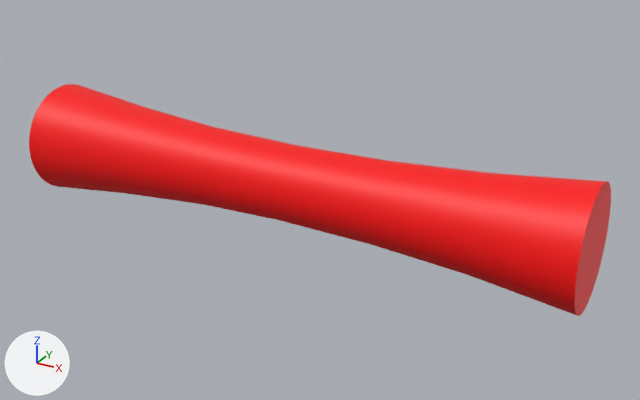
An edit to the glTF model website/gltf/Roth_6.gltf, drawn before and after from the same camera.
Before and after are seen from a camera (50 mm lens) standing at (0.1057, -0.1777, 0.0861) and looking at (0.0069, 0.002, -0.0037). Every picture has the same lights, and +X, +Y and +Z are marked at lower left. The older version comes first. Where no turn or scale is listed for an object, it has been applied to the vertices.

Before the edit, the objects in view are built like this:
```python
me_rolik006 = bpy.data.meshes.new('Rolik006')
me_rolik006.from_pydata(...)  # 39 vertices, 37 faces; spans x 0.075, y -0.0148..0.0148, z -0.0148..0.0147
me_rolik006.materials.append(mat_sharedcolormat)  # red #ff0000
me_rpn_4 = bpy.data.meshes.new('RPN_4')
me_rpn_4.from_pydata(...)  # 134 vertices, 216 faces; spans x -0.075..0.075, y -0.015..0.015, z -0.015..0.015
me_rpn_4.materials.append(mat_sharedcolormat)  # red #ff0000
ob_rolik006 = bpy.data.objects.new('Rolik006', me_rolik006)
ob_rolik006.location = (0.0, 0.0, 0.0)
ob_rolik5 = bpy.data.objects.new('Rolik5', me_rpn_4)
ob_rolik5.location = (0.0, 0.0, 0.0)
```
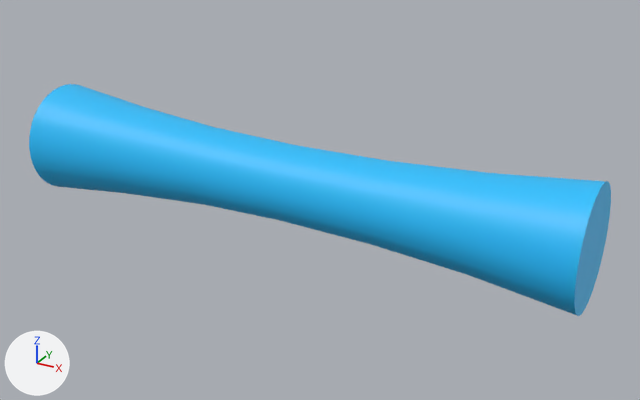
Where the change shows, as pixel boxes [x1, y1, x2, y2] in the pictures (640 x 400 px):
```json
{"object": "Rolik5", "change": "recoloured", "before": [29, 84, 606, 315], "after": [29, 84, 606, 315], "on screen": "red to cyan"}
{"object": "Rolik006", "change": "recoloured", "before": [574, 181, 611, 316], "after": [574, 181, 611, 316], "on screen": "red to cyan"}
```

The change, as JSON lines over the scene's bpy script:
```json
{"op": "add", "block": "mat_sharedcolormat_001", "code": ["mat_sharedcolormat_001 = principled_material('SharedColorMat.001')", "mat_sharedcolormat_001.base_color = (0.0168, 0.527, 1.0)  # cyan #23c0ff"]}
{"block": "me_rolik006", "where": "me_rolik006.from_pydata(...)  # 39 vertices, 37 faces; spans x 0.075, y -0.0148..0.0148, z -0.0148..0.0147"}
{"op": "remove", "block": "me_rolik006", "code": "me_rolik006.materials.append(mat_sharedcolormat)  # red #ff0000"}
{"op": "add", "block": "me_rolik006", "code": "me_rolik006.materials.append(mat_sharedcolormat_001)  # cyan #23c0ff"}
{"block": "me_rpn_4", "where": "me_rpn_4.from_pydata(...)  # 134 vertices, 216 faces; spans x -0.075..0.075, y -0.015..0.015, z -0.015..0.015"}
{"op": "remove", "block": "me_rpn_4", "code": "me_rpn_4.materials.append(mat_sharedcolormat)  # red #ff0000"}
{"op": "add", "block": "me_rpn_4", "code": "me_rpn_4.materials.append(mat_sharedcolormat_001)  # cyan #23c0ff"}
```
